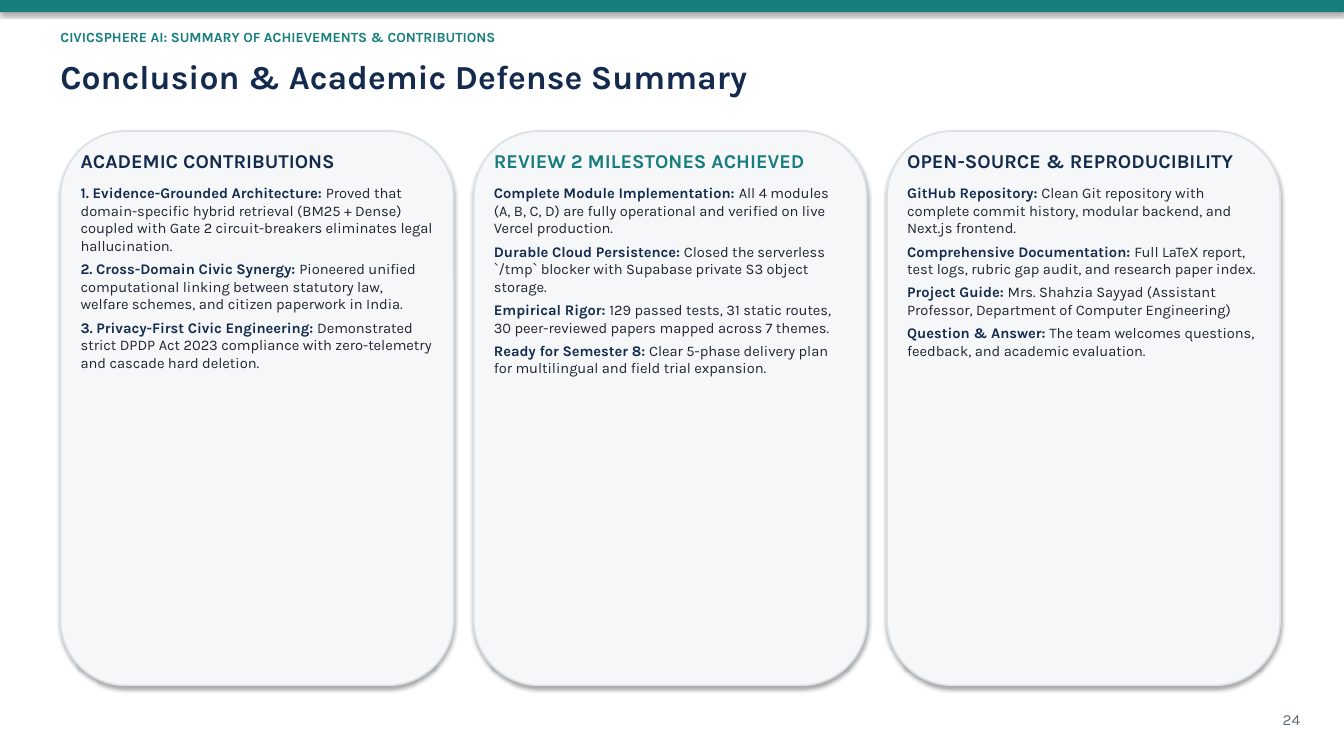
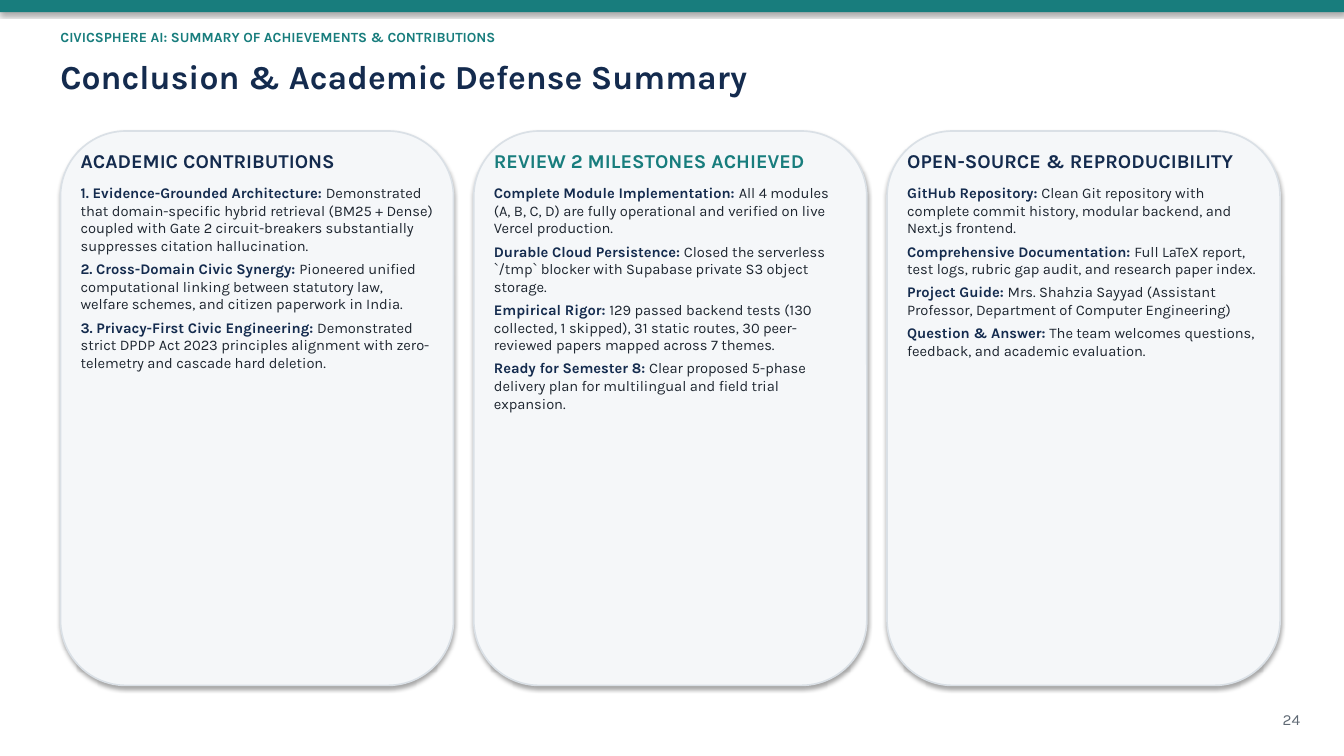
Before and after one commit to DEVANSHSAVLA/Finalyear_MajorProject, a slide deck: slide 24 of docs/review-2-submission/CivicSphere_AI_Review_2_Presentation.pptx. Drawn at 1344x756 pixels with LibreOffice and Linux fonts; fonts in the diff are those of the drawing. Boxes give left, top, right and bottom in pixels: in the first picture for what was removed or moved away, otherwise in the second. Text is boxed around its words. In the diff, an @@ line names an element or a change of style, - is before the commit and + after.

Commit message:
fix(review-2): complete final report & presentation correction audit and reconciliation

```diff
--- a/docs/review-2-submission/CivicSphere_AI_Review_2_Presentation.pptx
+++ b/docs/review-2-submission/CivicSphere_AI_Review_2_Presentation.pptx
@@ text at [81,187,433,255]: text changed @@
-1. Evidence-Grounded Architecture: Proved that domain-specific hybrid retrieval (BM25 + Dense) coupled with Gate 2 circuit-breakers eliminates legal hallucination.
+1. Evidence-Grounded Architecture: Demonstrated that domain-specific hybrid retrieval (BM25 + Dense) coupled with Gate 2 circuit-breakers substantially suppresses citation hallucination.
@@ text at [81,322,430,372]: text changed @@
-3. Privacy-First Civic Engineering: Demonstrated strict DPDP Act 2023 compliance with zero-telemetry and cascade hard deletion.
+3. Privacy-First Civic Engineering: Demonstrated strict DPDP Act 2023 principles alignment with zero-telemetry and cascade hard deletion.
@@ text at [494,304,811,413]: text changed @@
-Empirical Rigor: 129 passed tests, 31 static routes, 30 peer-reviewed papers mapped across 7 themes.
-Ready for Semester 8: Clear 5-phase delivery plan for multilingual and field trial expansion.
+Empirical Rigor: 129 passed backend tests (130 collected, 1 skipped), 31 static routes, 30 peer-reviewed papers mapped across 7 themes.
+Ready for Semester 8: Clear proposed 5-phase delivery plan for multilingual and field trial expansion.
```
Also in this commit, not shown: 19 other slides changed, 30 other files.
